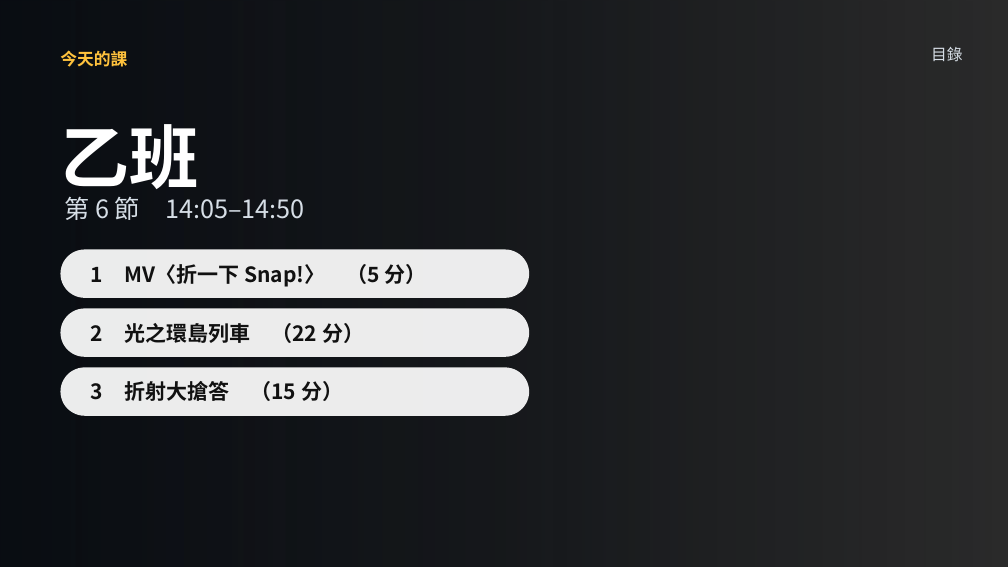
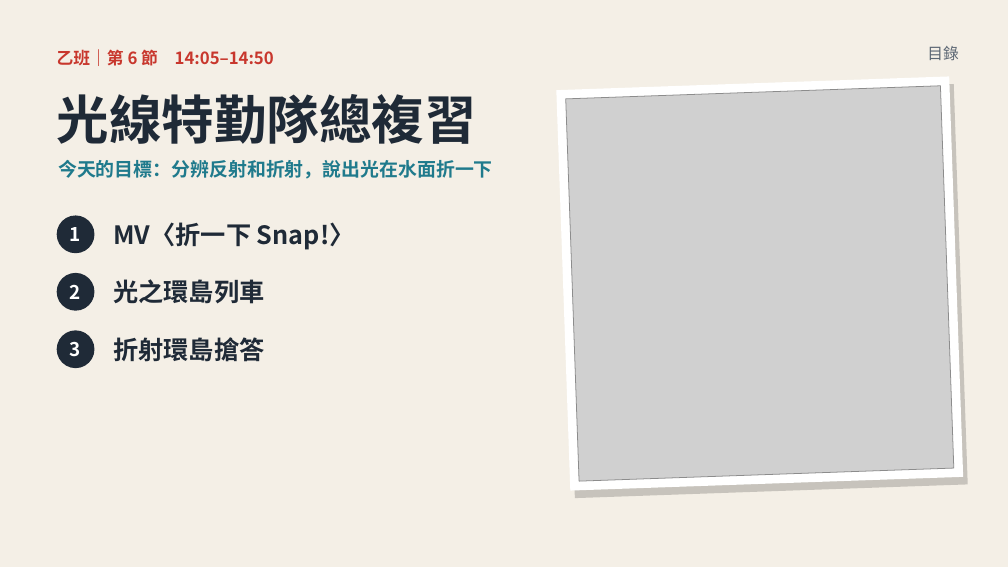
Before and after one commit to classtools1020/sports-results, a slide deck: slide 9 of f8f9fc3bd1/slides.pptx (slide 7 before the commit). Drawn at 1008x567 pixels with LibreOffice and Linux fonts; fonts in the diff are those of the drawing; grey boxes stand for pictures; background and template pictures are left out; a plain dark background stands for a picture behind light text. Boxes give left, top, right and bottom in pixels: in the first picture for what was removed or moved away, otherwise in the second. Text is boxed around its words. In the diff, an @@ line names an element or a change of style, - is before the commit and + after.

```diff
--- a/f8f9fc3bd1/slides.pptx
+++ b/f8f9fc3bd1/slides.pptx
@@ background picture (left out) to #FFFFFF @@
@@ rectangle at (x1=0, y1=0, x2=1008, y2=567): fill gradient #05090F to #F4EFE6 @@
@@ text at (x1=57, y1=47, x2=274, y2=69): text changed; size 24 to 16 pt; text colour #D6DEE6 to #C8372D; bold on @@
-第 6 節 14:05–14:50
+乙班｜第 6 節 14:05–14:50
@@ text removed at (x1=60, y1=50, x2=127, y2=67) @@
-今天的課
@@ text "目錄" at (x1=927, y1=46, x2=958, y2=60): text colour #D6DEE6 to #5B6673; line spacing 1.15 to 1.12 @@
@@ rectangle added at (x1=556, y1=76, x2=963, y2=491), fill #FFFFFF @@
@@ rectangle added at (x1=561, y1=84, x2=968, y2=498), fill #000000 at 18% opacity @@
@@ picture added at (x1=566, y1=86, x2=954, y2=481) @@
@@ text added at (x1=57, y1=94, x2=477, y2=144), 50 pt, text #1F2A37, bold @@
+光線特勤隊總複習
@@ text removed at (x1=60, y1=124, x2=199, y2=200) @@
-乙班
@@ text added at (x1=58, y1=160, x2=493, y2=179), 18 pt, text #1F7A8C, bold @@
+今天的目標：分辨反射和折射，說出光在水面折一下
@@ ellipse added at (x1=57, y1=216, x2=95, y2=253), fill #1F2A37, 18 pt, text #FFFFFF, bold @@
+1
@@ text "MV〈折一下 Snap!〉" moved from (x1=60, y1=250, x2=529, y2=298) to (x1=113, y1=222, x2=355, y2=250) @@
@@ text "MV〈折一下 Snap!〉" at (x1=113, y1=222, x2=355, y2=250): vertical alignment middle to top; fill #FFFFFF at 92% opacity to none @@
@@ text at (x1=113, y1=222, x2=355, y2=250): text changed; size 20 to 24 pt; text colour #111111 to #1F2A37 @@
-1 MV〈折一下 Snap!〉 （5 分）
+MV〈折一下 Snap!〉
@@ text "光之環島列車" at (x1=113, y1=279, x2=264, y2=304): vertical alignment middle to top; fill #FFFFFF at 92% opacity to none @@
@@ text "光之環島列車" moved from (x1=60, y1=309, x2=529, y2=357) to (x1=113, y1=279, x2=264, y2=304) @@
@@ ellipse added at (x1=57, y1=273, x2=95, y2=311), fill #1F2A37, 18 pt, text #FFFFFF, bold @@
+2
@@ text at (x1=113, y1=279, x2=264, y2=304): text changed; size 20 to 24 pt; text colour #111111 to #1F2A37 @@
-2 光之環島列車 （22 分）
+光之環島列車
@@ ellipse added at (x1=57, y1=330, x2=95, y2=368), fill #1F2A37, 18 pt, text #FFFFFF, bold @@
+3
@@ text added at (x1=113, y1=337, x2=264, y2=362), 24 pt, text #1F2A37, bold @@
+折射環島搶答
@@ rounded rectangle removed at (x1=60, y1=368, x2=529, y2=416) @@
-3 折射大搶答 （15 分）
```
Also in this commit, not shown: 11 other slides changed, 16 slides added, 6 slides removed, 3 other files.
